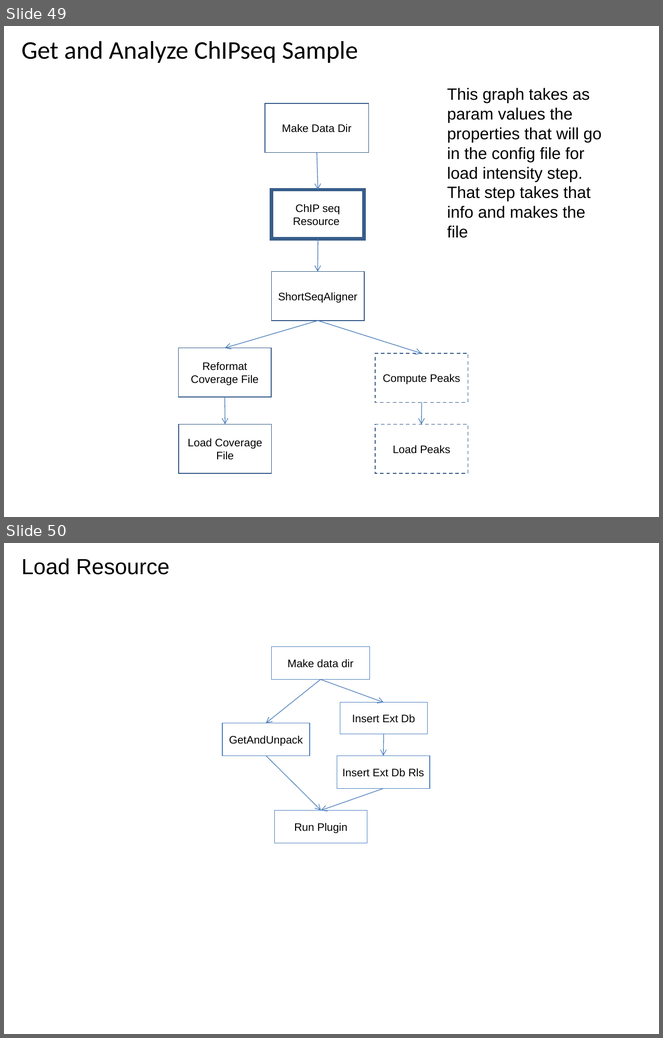
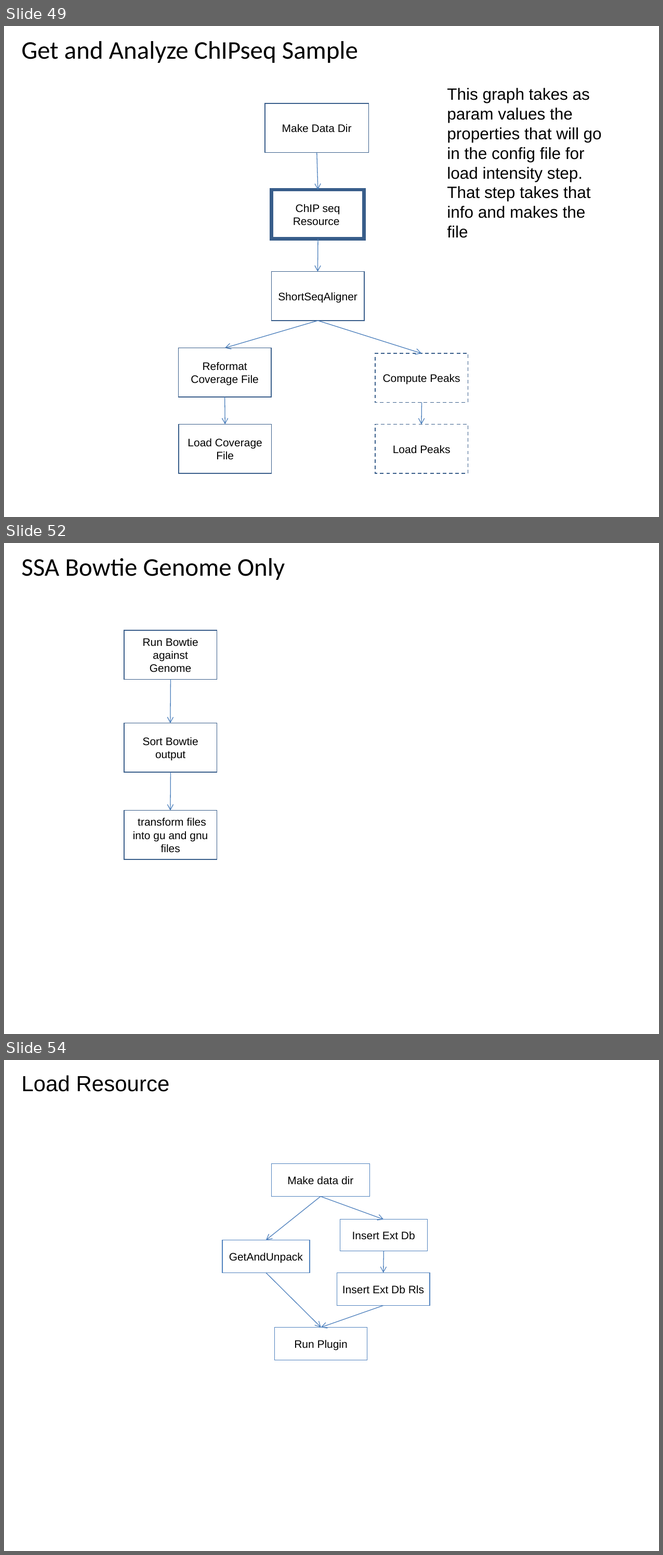
Before and after one commit to VEuPathDB/ApiCommonWorkflow, a slide deck: Main/doc/IntegratedWorkflow.ppt. Shown one above the other, each under a label of ours: slides 49 and 50 before the commit, slides 49, 52 and 54 after it; the slides between them are not shown. The pictures are 663x1038 and 663x1555 pixels, drawn with LibreOffice and Linux fonts; fonts in the diff are those of the drawing. Boxes give left, top, right and bottom in pixels: in the first picture for what was removed or moved away, otherwise in the second. Text is boxed around its words. In the diff, an @@ line names an element or a change of style, - is before the commit and + after.

```diff
--- a/Main/doc/IntegratedWorkflow.ppt
+++ b/Main/doc/IntegratedWorkflow.ppt
@@ slide 52 added at [4, 543, 659, 1034], background #FFFFFF @@
@@ title added at [22, 558, 285, 580], 28 pt, text #000000 @@
+SSA Bowtie Genome Only
@@ rectangle added at [124, 630, 217, 679], outline #385D8A 0.99 pt, 12 pt, text #000000 @@
+Run Bowtie against Genome
@@ arrow added from (170, 679) to (170, 723), #4A7EBB 0.74 pt @@
@@ rectangle added at [124, 723, 217, 772], outline #385D8A 0.99 pt, 12 pt, text #000000 @@
+Sort Bowtie output
@@ arrow added from (170, 772) to (170, 811), #4A7EBB 0.74 pt @@
@@ rectangle added at [124, 810, 217, 860], outline #385D8A 0.99 pt, 12 pt, text #000000 @@
+transform files into gu and gnu files
@@ what was slide 50 is now slide 54 @@
```
Also in this commit, not shown: 4 other slides added, 1 slide removed.
